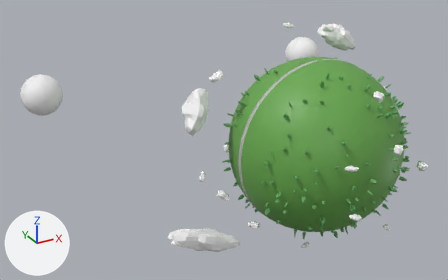
An edit to the FBX model Assets/models/world_sphere_02.fbx, drawn before and after from the same camera.
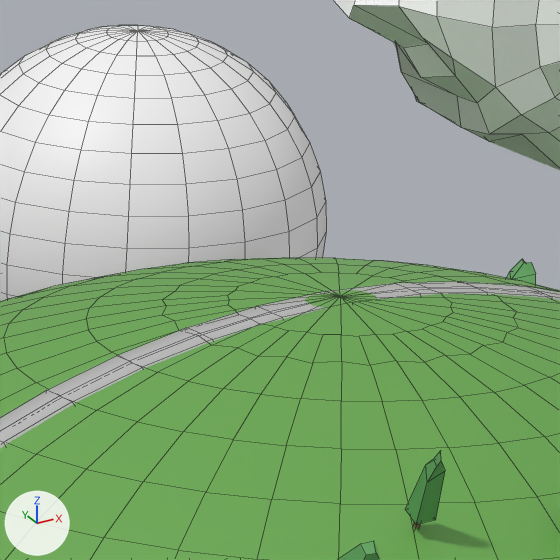
The first picture shows the older version from a 50 mm lens placed at (-4.05, -5.2, 2.91), pointed at (-0.44, 1.35, -0.37). The close-ups show both versions on the part from 65% to 76% of the width and 12% to 29% of the height of that picture; other places that the commit changed are outside them. Arrows for +X, +Y and +Z are at lower left; the lights stay in place. The close-ups show mesh edges as thin lines. Where no turn or scale is listed for an object, it has been applied to the vertices.
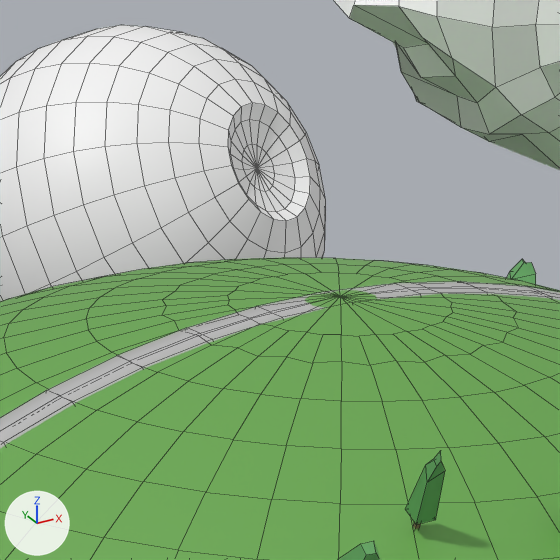
Where the change shows, as pixel boxes [x1, y1, x2, y2] in the close-ups (560 x 560 px):
'pSphere2', reshaped, turned: before [0, 25, 327, 301]; after [0, 25, 326, 301]
part 1 of me_mesh_039, built on: before [106, 26, 169, 41]; after [230, 120, 295, 212]

The change, as a diff of the scene's bpy script:
```diff
--- a/Assets/models/world_sphere_02.fbx.py
+++ b/Assets/models/world_sphere_02.fbx.py
@@ me_mesh_039 @@
 # used by ob_psphere2; location = (2.197, 3.34, -0.059); rotation_euler = (1.571, 0.0, 0.0), in degrees (90, 0, 0); scale = (0.291, 0.291, 0.291)
-me_mesh_039.from_pydata(...)  # 382 vertices, 400 faces; spans x -1.0..1.0, y -1.0..1.0, z -1.0..1.0
+me_mesh_039.from_pydata(...)  # 402 vertices, 420 faces; spans x -1.0..1.0, y -1.0..0.95, z -1.0..1.0
+# me_mesh_039 part 1
+# 1 vertex is removed from x 0.0, y 1.0, z 0.0
+# 20 faces are deleted
+# 20 vertices move from x -0.16..0.16, y 0.99, z -0.16..0.16 to x -0.24..0.24, y 0.91, z -0.24..0.25
+# 21 vertices are added at x -0.12..0.12, y 0.87..0.88, z -0.12..0.13
+# 40 new faces join them
 me_mesh_039.materials.append(mat_moonwhite)
@@ ob_psphere2 @@
 ob_psphere2.location = (2.197, 3.34, -0.059)
-ob_psphere2.rotation_euler = (1.571, 0.0, 0.0)  # degrees (90, 0, 0)
+ob_psphere2.rotation_euler = (2.614, 0.136, 0.268)  # degrees (150, 7.8, 15)
 ob_psphere2.scale = (0.291, 0.291, 0.291)
```
